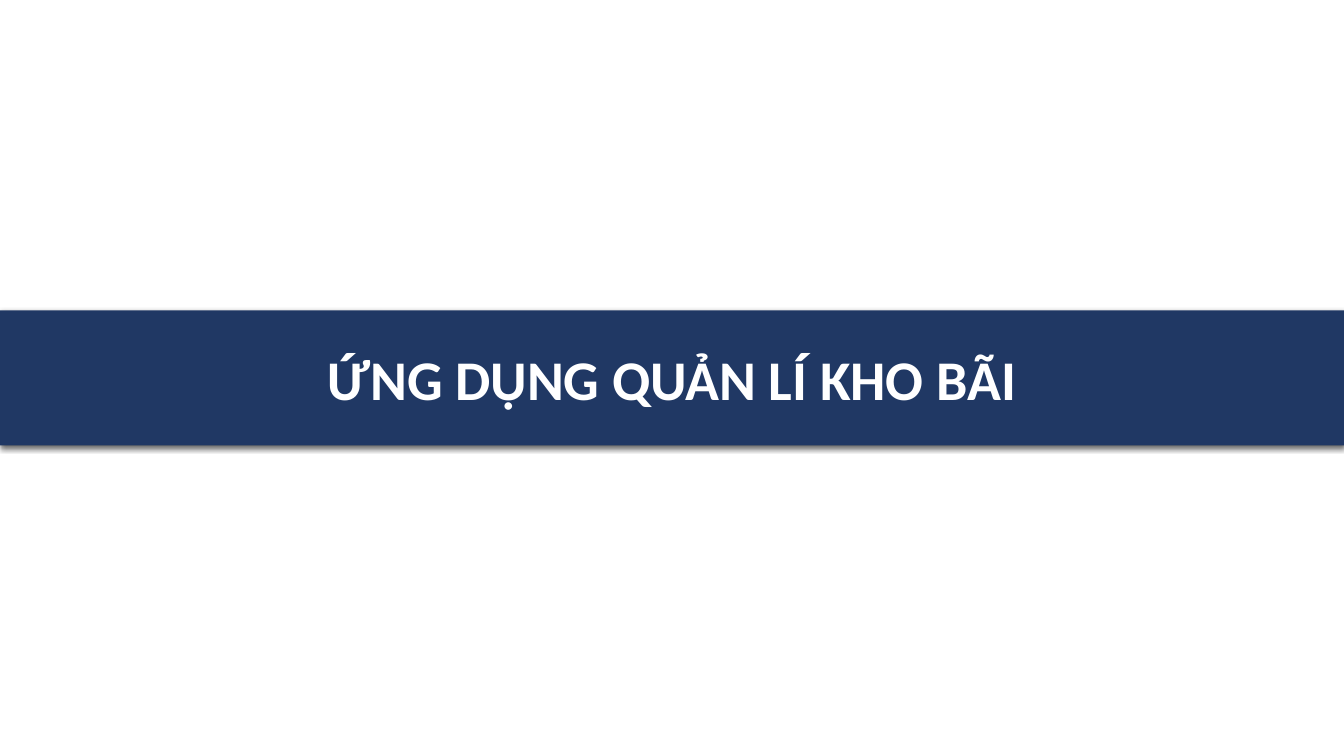
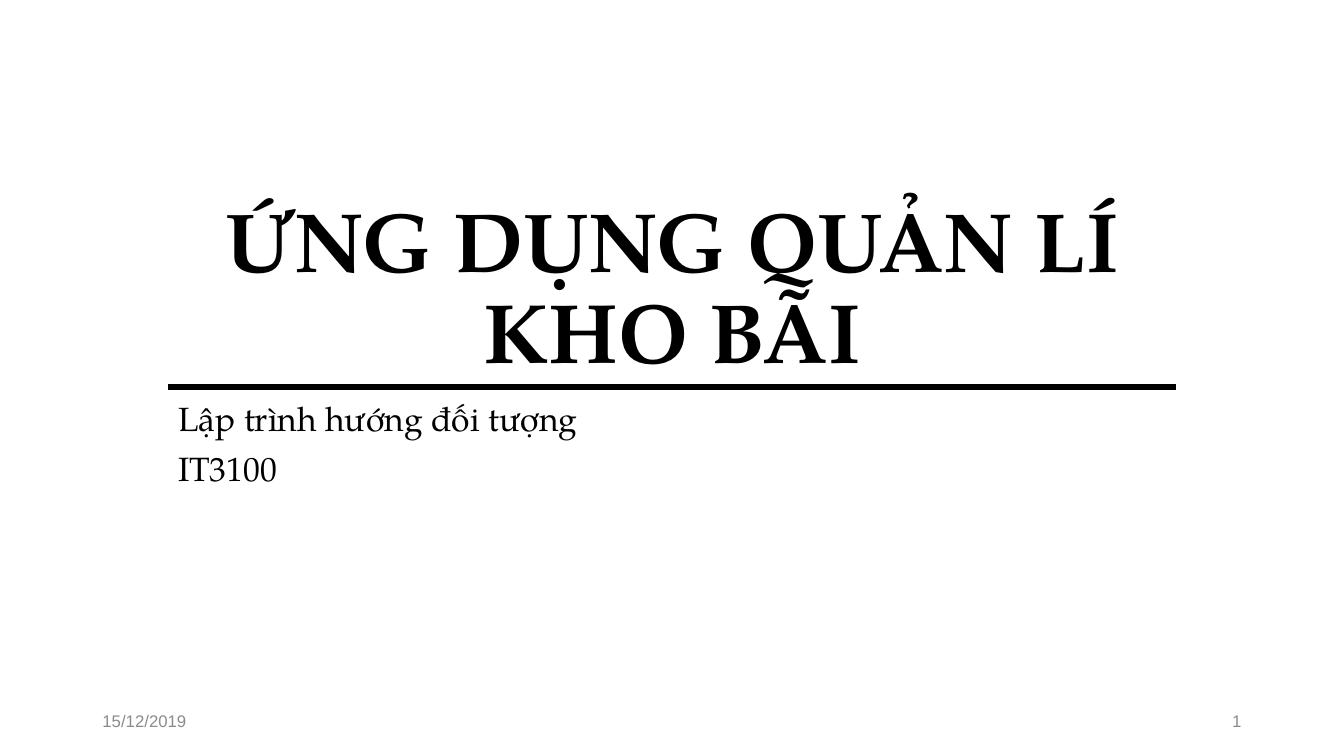
Before and after one commit to cvhoangpt/20191_OOP, a slide deck: slide 1 of eclipse_code/Quanlikhobai/doc/Slide BTL nhom 13.pptx (slide 4 before the commit). Drawn at 1344x756 pixels with LibreOffice and Linux fonts; fonts in the diff are those of the drawing. Boxes give left, top, right and bottom in pixels: in the first picture for what was removed or moved away, otherwise in the second. Text is boxed around its words. In the diff, an @@ line names an element or a change of style, - is before the commit and + after.

```diff
--- a/eclipse_code/Quanlikhobai/doc/Slide BTL nhom 13.pptx
+++ b/eclipse_code/Quanlikhobai/doc/Slide BTL nhom 13.pptx
@@ title "ỨNG DỤNG QUẢN LÍ KHO ...": place and size @@
-title "ỨNG DỤNG QUẢN LÍ KHO ..." at [0, 311, 1344, 446]
+title "ỨNG DỤNG QUẢN LÍ KHO ..." at [225, 192, 1119, 390]
@@ title "ỨNG DỤNG QUẢN LÍ KHO ..." at [225, 192, 1119, 390]: size 40 to 60 pt, font Calibri to TeX Gyre Pagella, text colour #FFFFFF to #000000; line spacing 1 to 0.9; vertical alignment middle to bottom; fill #203864 to none; shadow off @@
@@ line added from (168, 387) to (1177, 387), #000000 4.5 pt @@
@@ subtitle added at [178, 404, 577, 482], 24 pt, text #000000 @@
+Lập trình hướng đối tượng
+IT3100
@@ text added at [102, 715, 186, 727], 12 pt, text #8C8C8C @@
+15/12/2019
@@ page number added at [1232, 715, 1241, 727], 12 pt, text #8C8C8C @@
+1
```
Also in this commit, not shown: 1 other slide changed, 9 slides added, 3 slides removed, 1 other file.
